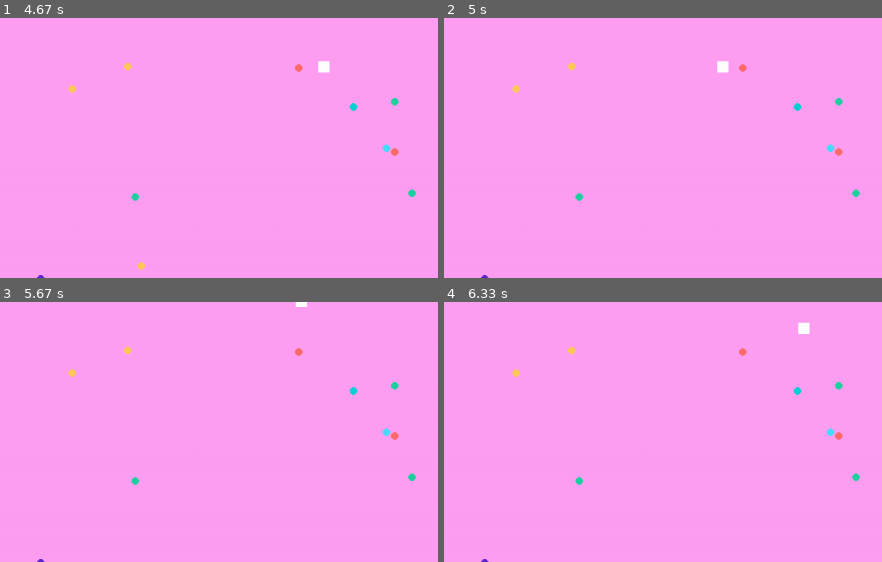
Above: before the commit, frames 1-4 (two rows, left to right).
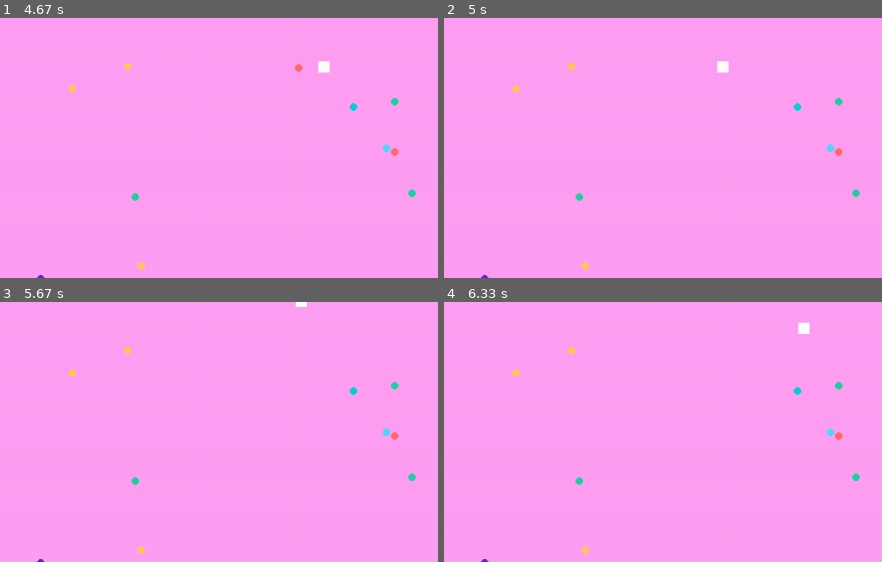
Above: after the commit, the same moments.

Repository: Cloudsky6384/pygame-secret-color
Game: pygame game, started from secret-color.py
The game is run twice, just before and just after one commit, with the same random seed, the same clock (stepped at 60 frames per second) and the same inputs.
Inputs:
- Up to frame 1 (4.67 s): hold W 0.33-0.8 s; hold S 1.5-1.87 s; hold A 1.9-2.37 s; hold D 2.4-2.87 s; hold D 3.23-3.7 s; hold A 3.73-4.27 s; hold S 4.3-4.6 s; hold A from 4.63 s (still down)
- Up to frame 2 (5 s): keep holding A
- Up to frame 3 (5.67 s): release A at 5.03 s; hold W 5.07-5.43 s; hold D from 5.47 s (still down)
- Up to frame 4 (6.33 s): release D at 6.1 s; hold S from 6.13 s (still down)
The pictures show only the part of the screen within x 13-63%, y 46-96%; the shares and areas given below are measured in that part.

Frame 1 is identical in both runs. In frame 2, less than 0.1% of the frame differs, in the area x 31-70%, y 17-97%; in frame 3, less than 0.1%; in frame 4, less than 0.1%.

Commit message:
Add files via upload

Diff:
--- a/secret-color.py
+++ b/secret-color.py
@@ -112,17 +112,18 @@
         else:
             self.screen_over = self.screen.blit(self.font_over, (1200 / 2 - 70, 700 / 2 - 70))
 
-    def collide(self, player_rect, bull_rect, bullets, bullets_rect, bullet):
+    def collide(self, player_rect, bull_rect, bullets, bullets_rect):
         self.player_rect = player_rect
         self.bull_rect = bull_rect
         self.bullets = bullets
-        self.bullet = bullet
         self.bullets_rect = bullets_rect
+        i = 0
         for bullrect in self.bull_rect:
             if self.player_rect.colliderect(bullrect):
-                self.bullets.remove(bullet)
+                self.bullets.pop(i)
                 self.bullets_rect.remove(bullrect)
                 self.fraction += 1
+            i += 1
 
     def game_key(self, event):
         if (event.type == pygame.KEYDOWN and event.key == pygame.K_SPACE) or \
@@ -143,8 +144,7 @@
                 self.game_key(event)
             self.screen.fill(self.color_back)
 
-            game.collide(player.player_rect, bulletset.bullets_rect, bulletset.bullets, bulletset.bullets_rect,
-                         bulletset.bullet_r)
+            game.collide(player.player_rect, bulletset.bullets_rect, bulletset.bullets, bulletset.bullets_rect)
 
             bulletset.display()
 
